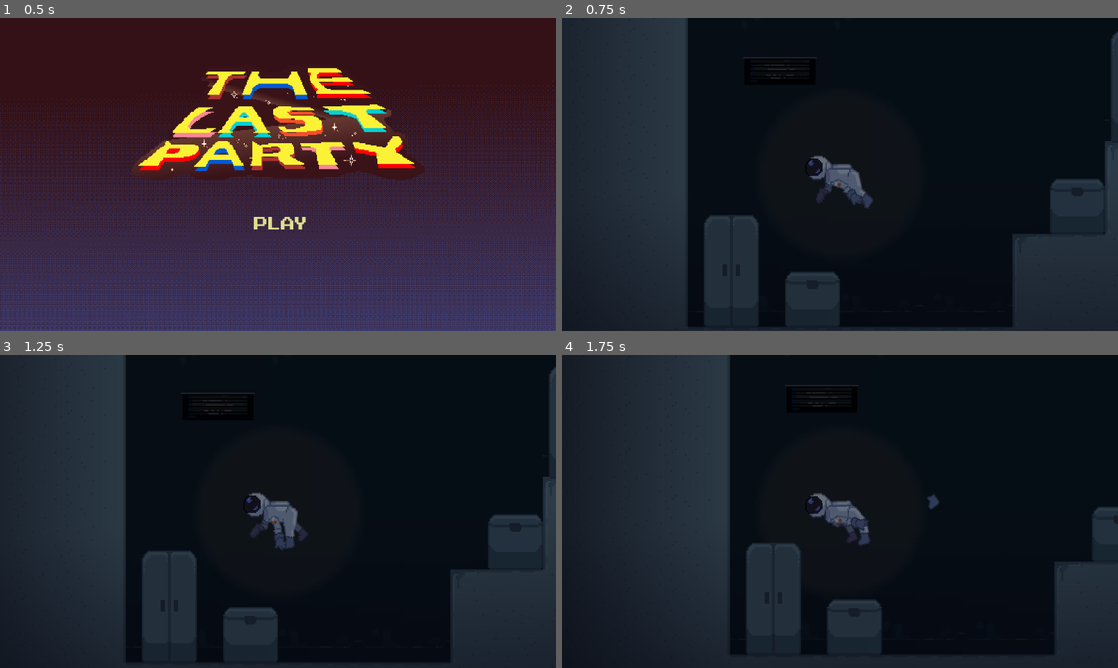
Above: before the commit, frames 1-4 (two rows, left to right).
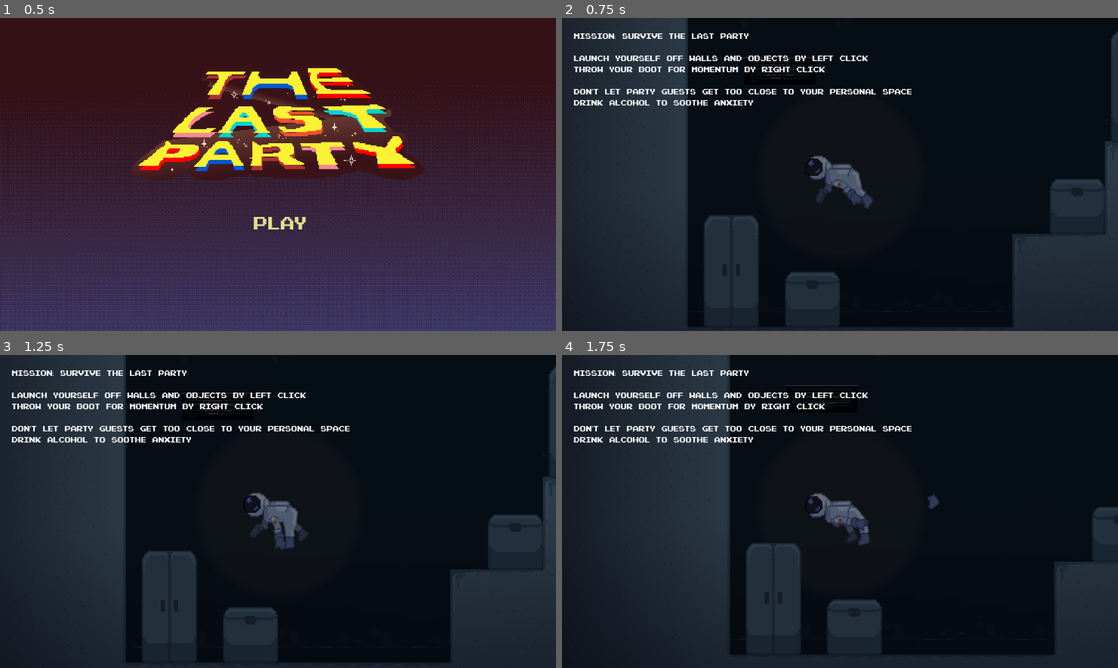
Above: after the commit, the same moments.

Repository: PiotrusWatson/last_party
Game: Godot game, scene res://worlds/main_menu.tscn
Two runs of this game, one before a commit and one after it. Both use one fixed random seed, a clock stepped at 60 frames per second and the inputs below.
Inputs (mouse positions are in pixels of both pictures, inside the frame that each line leads up to):
- Up to frame 1 (0.5 s): no input
- Up to frame 2 (0.75 s): click "Play" at 0.5 s
- Up to frame 3 (1.25 s): no input
- Up to frame 4 (1.75 s): move the mouse to (962, 495) at 1.27 s; right-click (962, 495) at 1.35 s

Frame 1 is identical in both runs. In frame 2, 2.4% of the frame differs, in the area x 2-63%, y 4-28%; in frame 3, 2.4%; in frame 4, 2.4%.

Commit message:
tutorial text

Diff:
--- a/worlds/tutorial_scene.tscn
+++ b/worlds/tutorial_scene.tscn
@@ -7,6 +7,7 @@
 [ext_resource type="PackedScene" uid="uid://biujla5xj11xn" path="res://prefabs/props/spacedoor.tscn" id="5_gcj87"]
 [ext_resource type="Texture2D" uid="uid://c40d2iqlyyagn" path="res://sprites/Background/spacecloset.png" id="6_fdyci"]
 [ext_resource type="Texture2D" uid="uid://dryrvg8237o3j" path="res://sprites/Background/spacebox.png" id="7_m2opw"]
+[ext_resource type="FontFile" uid="uid://b5bnvck7qd1tf" path="res://prefabs/partygoer/Pixel NES.otf" id="8_sm8rp"]
 
 [sub_resource type="TileSetAtlasSource" id="TileSetAtlasSource_r2eeu"]
 texture = ExtResource("1_cji82")
@@ -240,3 +241,27 @@
 offset_bottom = 1550.0
 rotation = 4.66116
 texture = SubResource("GradientTexture2D_8jos5")
+
+[node name="CanvasLayer" type="CanvasLayer" parent="."]
+
+[node name="UI" type="Control" parent="CanvasLayer"]
+layout_mode = 3
+anchors_preset = 0
+offset_right = 1152.0
+offset_bottom = 648.0
+mouse_filter = 1
+
+[node name="Label" type="Label" parent="CanvasLayer/UI"]
+layout_mode = 0
+offset_left = 25.0
+offset_top = 27.0
+offset_right = 726.0
+offset_bottom = 185.0
+theme_override_fonts/font = ExtResource("8_sm8rp")
+text = "Mission: survive the last party
+
+Launch yourself off walls and objects by left click
+throw your boot for momentum by right click
+
+Don't let party guests get too close to your personal space
+Drink alcohol to soothe anxiety"
Not shown: 1 places in worlds/tutorial_scene.tscn that only renumber resources
